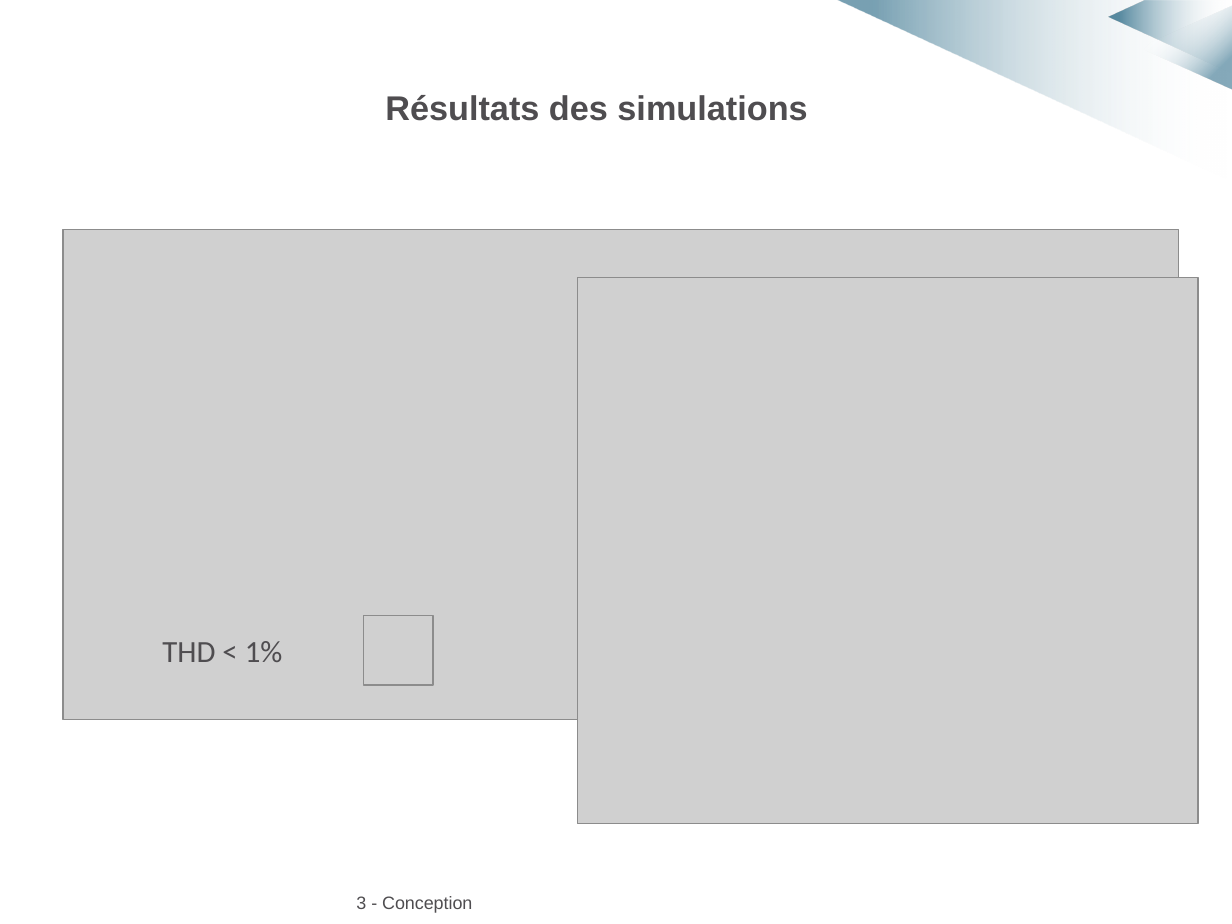
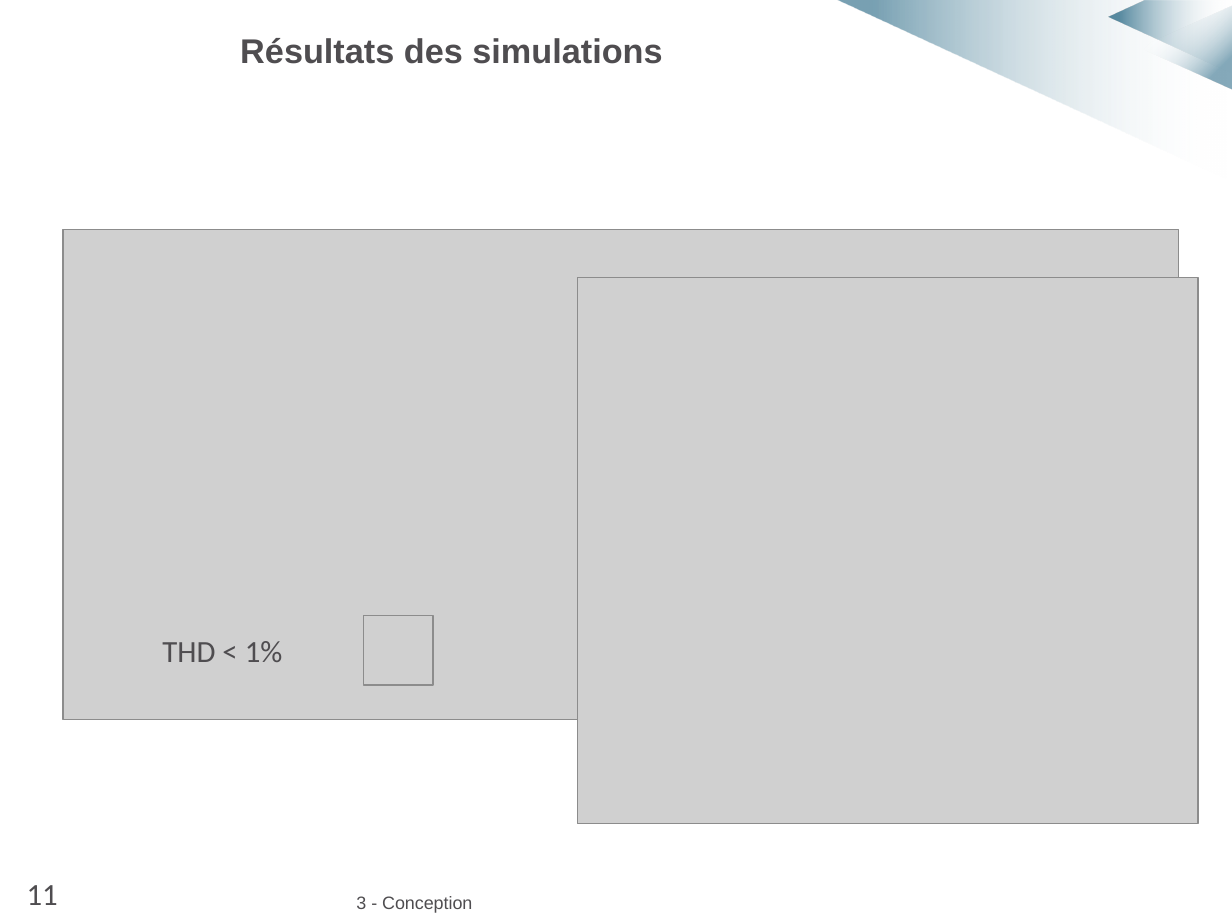
Before and after one commit to MarvynPannetier/ACSinternship, a slide deck: slide 12 of Diapo_soutenance_anim.pptx. Drawn at 1232x924 pixels with LibreOffice and Linux fonts; fonts in the diff are those of the drawing; grey boxes stand for pictures; background and template pictures are left out. Boxes give left, top, right and bottom in pixels: in the first picture for what was removed or moved away, otherwise in the second. Text is boxed around its words. In the diff, an @@ line names an element or a change of style, - is before the commit and + after.

```diff
--- a/Diapo_soutenance_anim.pptx
+++ b/Diapo_soutenance_anim.pptx
@@ text "Résultats des simulations": place and size @@
-text "Résultats des simulations" at box(385, 95, 807, 121)
+text "Résultats des simulations" at box(240, 38, 662, 64)
@@ text added at box(27, 885, 58, 905), 18 pt, text #4F4D50 @@
+11
```
Also in this commit, not shown: 18 other slides changed, 1 other file.
